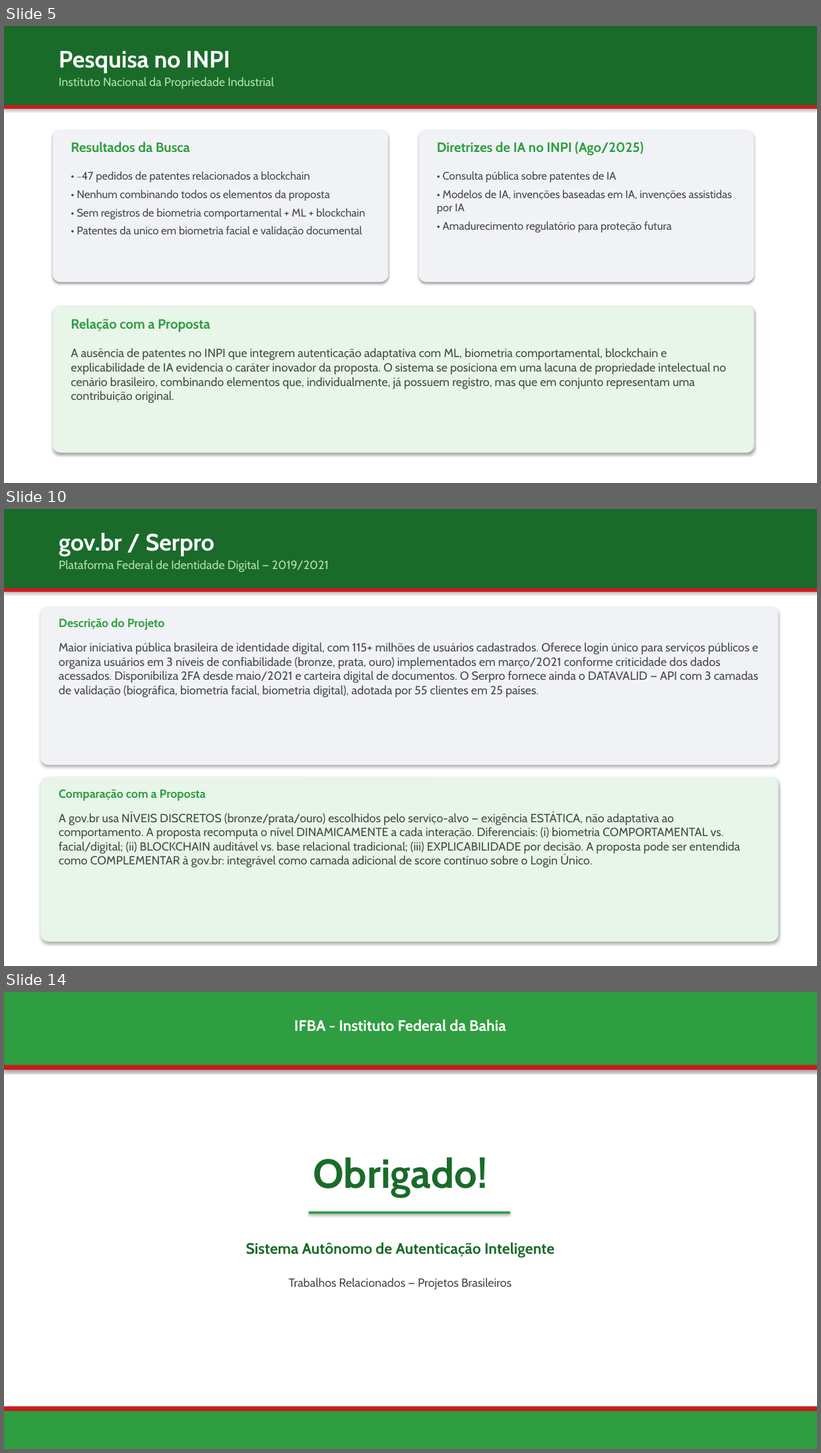
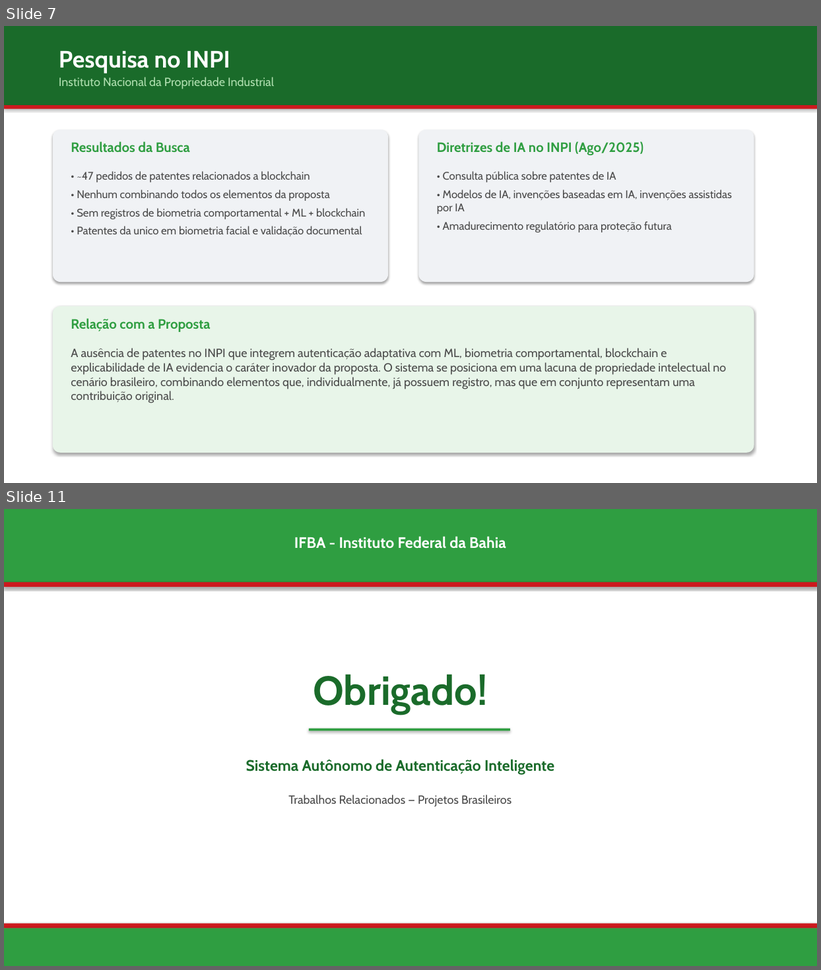
Before and after one commit to jgbcientista/gestao-autonomo, a slide deck: docs/trabalhos-relacionados.pptx. Shown one above the other, each under a label of ours: slides 5, 10 and 14 before the commit, slides 7 and 11 after it; the slides between them are not shown. The pictures are 821x1453 and 821x970 pixels, drawn with LibreOffice and Linux fonts; fonts in the diff are those of the drawing. Boxes give left, top, right and bottom in pixels: in the first picture for what was removed or moved away, otherwise in the second. Text is boxed around its words. In the diff, an @@ line names an element or a change of style, - is before the commit and + after.

```diff
--- a/docs/trabalhos-relacionados.pptx
+++ b/docs/trabalhos-relacionados.pptx
@@ slide 10 removed at (4, 509, 817, 966), background #FFFFFF @@
@@ rectangle removed at (4, 509, 817, 588) @@
@@ text removed at (59, 533, 215, 557) @@
-gov.br / Serpro
@@ text removed at (59, 560, 329, 572) @@
-Plataforma Federal de Identidade Digital — 2019/2021
@@ rectangle removed at (4, 588, 817, 592) @@
@@ rounded rectangle removed at (40, 607, 779, 765) @@
@@ text removed at (59, 618, 165, 630) @@
-Descrição do Projeto
@@ text removed at (59, 642, 758, 698) @@
-Maior iniciativa pública brasileira de identidade digital, com 115+ milhões de usuários cadastrados. Oferece login único para serviços públicos e organiza usuários em 3 níveis de confiabilidade (bronze, prata, ouro) implementados em março/2021 conforme criticidade dos dados acessados. Disponibiliza 2FA desde maio/2021 e carteira digital de documentos. O Serpro fornece ainda o DATAVALID — API com 3 camadas de validação (biográfica, biometria facial, biometria digital), adotada por 55 clientes em 25 países.
@@ rounded rectangle removed at (40, 778, 779, 942) @@
@@ text removed at (59, 789, 206, 801) @@
-Comparação com a Proposta
@@ text removed at (59, 813, 741, 868) @@
-A gov.br usa NÍVEIS DISCRETOS (bronze/prata/ouro) escolhidos pelo serviço-alvo — exigência ESTÁTICA, não adaptativa ao comportamento. A proposta recomputa o nível DINAMICAMENTE a cada interação. Diferenciais: (i) biometria COMPORTAMENTAL vs. facial/digital; (ii) BLOCKCHAIN auditável vs. base relacional tradicional; (iii) EXPLICABILIDADE por decisão. A proposta pode ser entendida como COMPLEMENTAR à gov.br: integrável como camada adicional de score contínuo sobre o Login Único.
@@ what was slide 5 is now slide 7 @@
@@ what was slide 14 is now slide 11 @@
```
Also in this commit, not shown: 5 slides changed, 4 slides added, 6 other slides removed.
